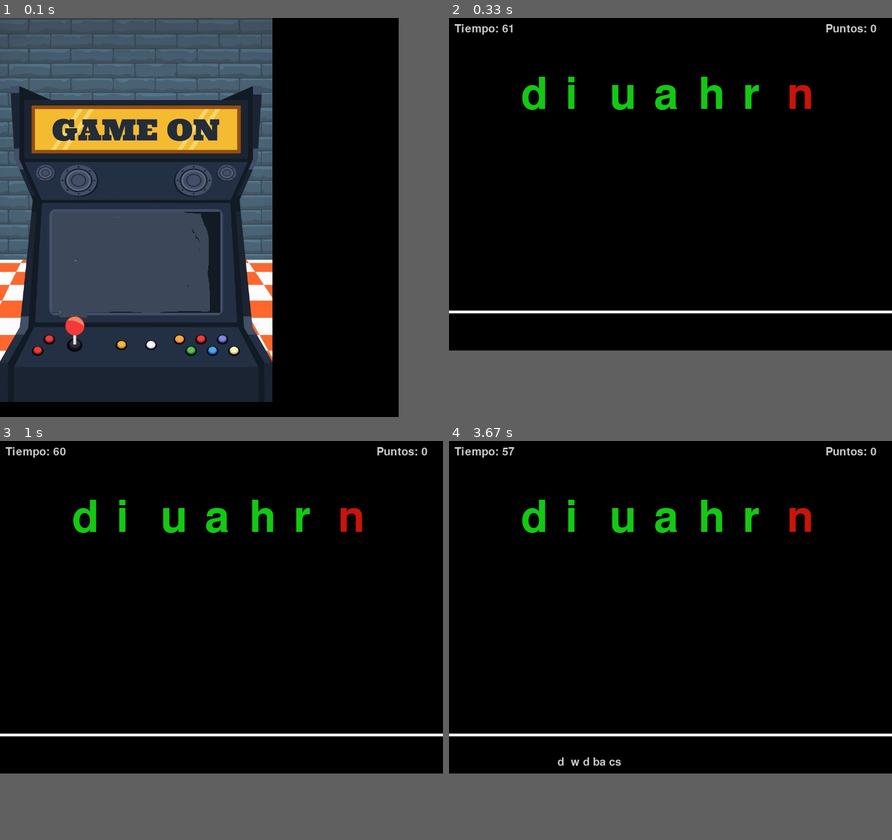
Above: before the commit, frames 1-4 (two rows, left to right).
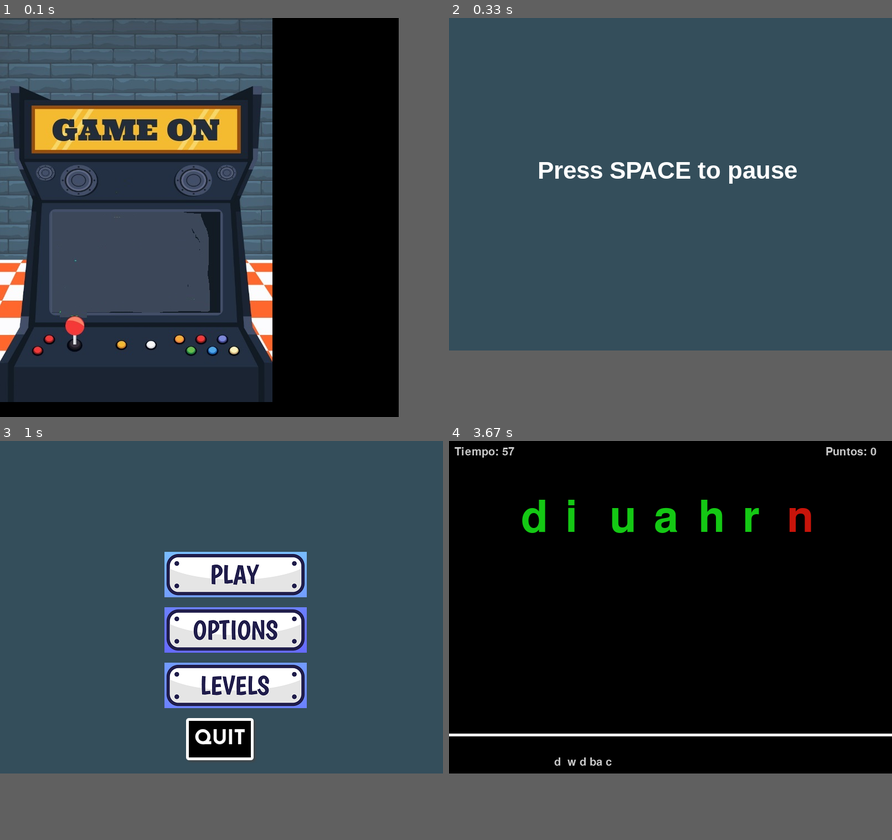
Above: after the commit, the same moments.

Repository: juancruzmoran/pygameGP8
Game: pygame game, started from principal.py
The game is run twice, just before and just after one commit, with the same random seed, the same clock (stepped at 60 frames per second) and the same inputs.
Inputs (mouse positions are in pixels of both pictures, inside the frame that each line leads up to):
- Up to frame 1 (0.1 s): no input
- Up to frame 2 (0.33 s): no input
- Up to frame 3 (1 s): tap Space at 0.33 s; press the mouse at (274, 636) at 0.7 s; move the mouse to (190, 560) at 0.8 s; release the mouse at (106, 484) at 0.93 s
- Up to frame 4 (3.67 s): hold D 1-1.47 s; move the mouse to (612, 628) at 1.03 s; tap Space at 1.07, 1.37, 1.57, 2.1, 2.77, 3.6 s; hold W 1.5-2 s; hold D 2.03-2.67 s; tap B at 2.18 s; hold A 2.7-3.5 s; tap C at 2.85 s; hold S from 3.53 s (still down)

Frame 1 is identical in both runs. In frame 2, 83% of the frame differs, in the area x 0-100%, y 0-84%; in frame 3, 82%; in frame 4, 0.2%.

Commit message:
pruebas con menu

Diff:
--- /dev/null
+++ b/button.py
@@ -0,0 +1,30 @@
+import pygame
+
+#button class
+class Button():
+	def __init__(self, x, y, image, scale):
+		width = image.get_width()
+		height = image.get_height()
+		self.image = pygame.transform.scale(image, (int(width * scale), int(height * scale)))
+		self.rect = self.image.get_rect()
+		self.rect.topleft = (x, y)
+		self.clicked = False
+
+	def draw(self, surface):
+		action = False
+		#get mouse position
+		pos = pygame.mouse.get_pos()
+
+		#check mouseover and clicked conditions
+		if self.rect.collidepoint(pos):
+			if pygame.mouse.get_pressed()[0] == 1 and self.clicked == False:
+				self.clicked = True
+				action = True
+
+		if pygame.mouse.get_pressed()[0] == 0:
+			self.clicked = False
+
+		#draw button on screen
+		surface.blit(self.image, (self.rect.x, self.rect.y))
+
+		return action
--- a/extras.py
+++ b/extras.py
@@ -1,4 +1,5 @@
 import pygame
+import button
 from pygame.locals import *
 from configuracion import *
 
@@ -93,7 +94,7 @@
 
     done = False
 
-    background = pygame.image.load("background.jpg").convert()
+    background = pygame.image.load("images/background.jpg").convert()
 
 
 
@@ -101,3 +102,100 @@
 
     pygame.display.flip()
     clock.tick(5)
+def menu():
+    pygame.init()
+
+    #create game window
+    SCREEN_WIDTH = 800
+    SCREEN_HEIGHT = 600
+
+    screen = pygame.display.set_mode((SCREEN_WIDTH, SCREEN_HEIGHT))
+    pygame.display.set_caption("Menu")
+
+    #game variables
+    game_paused = False
+    menu_state = "main"
+
+    #define fonts
+    font = pygame.font.SysFont("arialblack", 40)
+
+    #define colours
+    TEXT_COL = (255, 255, 255)
+
+    #load button images
+    play_img = pygame.image.load("images/button_play.png").convert_alpha()
+    options_img = pygame.image.load("images/button_options.png").convert_alpha()
+    levels_img = pygame.image.load("images/button_levels.png").convert_alpha()
+    quit_img = pygame.image.load("images/button_quit.png").convert_alpha()
+
+    # resume_img = pygame.image.load("images/button_resume.png").convert_alpha()
+    # options_img = pygame.image.load("images/button_options.png").convert_alpha()
+    # quit_img = pygame.image.load("images/button_quit.png").convert_alpha()
+    # video_img = pygame.image.load('images/button_video.png').convert_alpha()
+    # audio_img = pygame.image.load('images/button_audio.png').convert_alpha()
+    # keys_img = pygame.image.load('images/button_keys.png').convert_alpha()
+    # back_img = pygame.image.load('images/button_back.png').convert_alpha()
+
+    #create button instances
+    play_button = button.Button(297, 200, play_img, 1)
+    options_button = button.Button(297, 300, options_img, 1)
+    levels_button = button.Button(297, 400, levels_img, 1)
+    quit_button = button.Button(336, 500, quit_img, 1)
+
+    # video_button = button.Button(226, 75, video_img, 1)
+    # audio_button = button.Button(225, 200, audio_img, 1)
+    # keys_button = button.Button(246, 325, keys_img, 1)
+    # back_button = button.Button(332, 450, back_img, 1)
+
+    def draw_text(text, font, text_col, x, y):
+        img = font.render(text, True, text_col)
+        screen.blit(img, (x, y))
+
+    #game loop
+    run = True
+    while run:
+
+        screen.fill((52, 78, 91))
+
+        #check if game is paused
+        if game_paused == True:
+            #check menu state
+            if menu_state == "main":
+                menu_state = "main"
+            #draw pause screen buttons
+            if play_button.draw(screen):
+                menu_state = "play"
+                run = False
+            if options_button.draw(screen):
+                menu_state = "options"
+            if levels_button.draw(screen):
+                menu_state = "levels"
+            if quit_button.draw(screen):
+                run = False
+            #check if the options menu is open
+            if menu_state == "options":
+                menu_state = "main"
+            #draw the different options buttons
+            # if video_button.draw(screen):
+            #     print("Video Settings")
+            # if audio_button.draw(screen):
+            #     print("Audio Settings")
+            # if keys_button.draw(screen):
+            #     print("Change Key Bindings")
+            # if back_button.draw(screen):
+            #     menu_state = "main"
+        else:
+            draw_text("Press SPACE to pause", font, TEXT_COL, 160, 250)
+
+        #event handler
+        for event in pygame.event.get():
+            if event.type == pygame.KEYDOWN:
+                if event.key == pygame.K_SPACE:
+                    game_paused = True
+            if event.type == pygame.QUIT:
+                run = False
+
+        pygame.display.update()
+
+    pygame.quit()
+    return menu_state
--- a/principal.py
+++ b/principal.py
@@ -13,7 +13,7 @@
 def main():
         #Centrar la ventana y despues inicializar pygame
         os.environ["SDL_VIDEO_CENTERED"] = "1"
-        fondoInicio()
+
         pygame.init()
         #pygame.mixer.init()
 
@@ -94,4 +94,6 @@
 
 #Programa Principal ejecuta Main
 if __name__ == "__main__":
-    main()
+    fondoInicio()
+    if menu() == "play":
+        main()
Renamed: background.jpg -> images/background.jpg
Binary file added: images/button_audio.png
Binary file added: images/button_back.png
Binary file added: images/button_keys.png
Binary file added: images/button_levels.png
Binary file added: images/button_options.png
Binary file added: images/button_play.png
Binary file added: images/button_quit.png
Binary file added: images/button_resume.png
Binary file added: images/button_video.png
